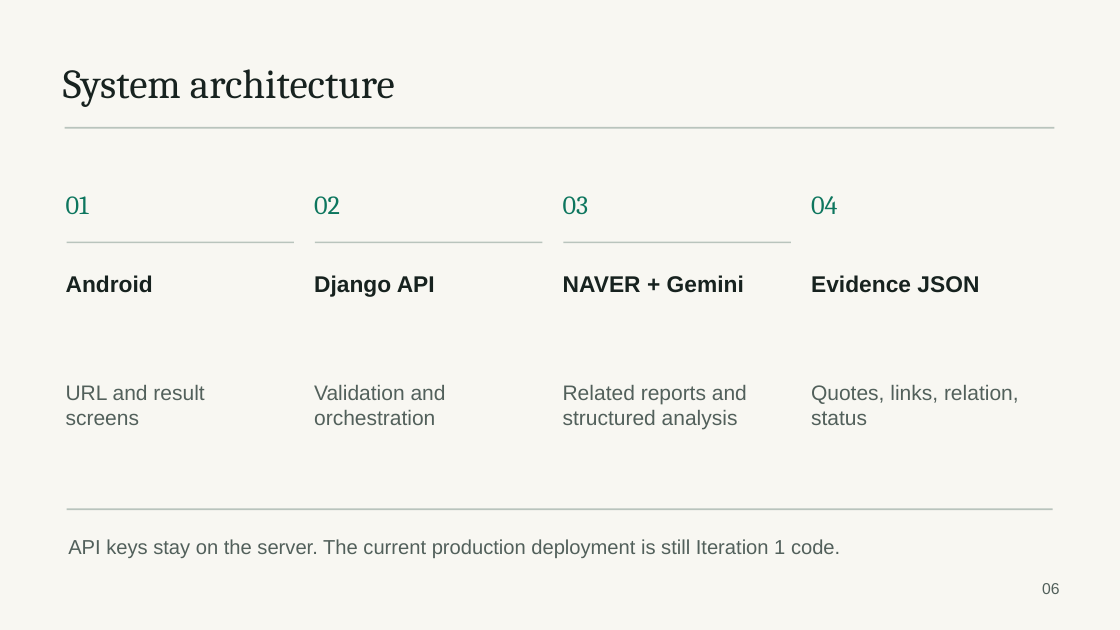
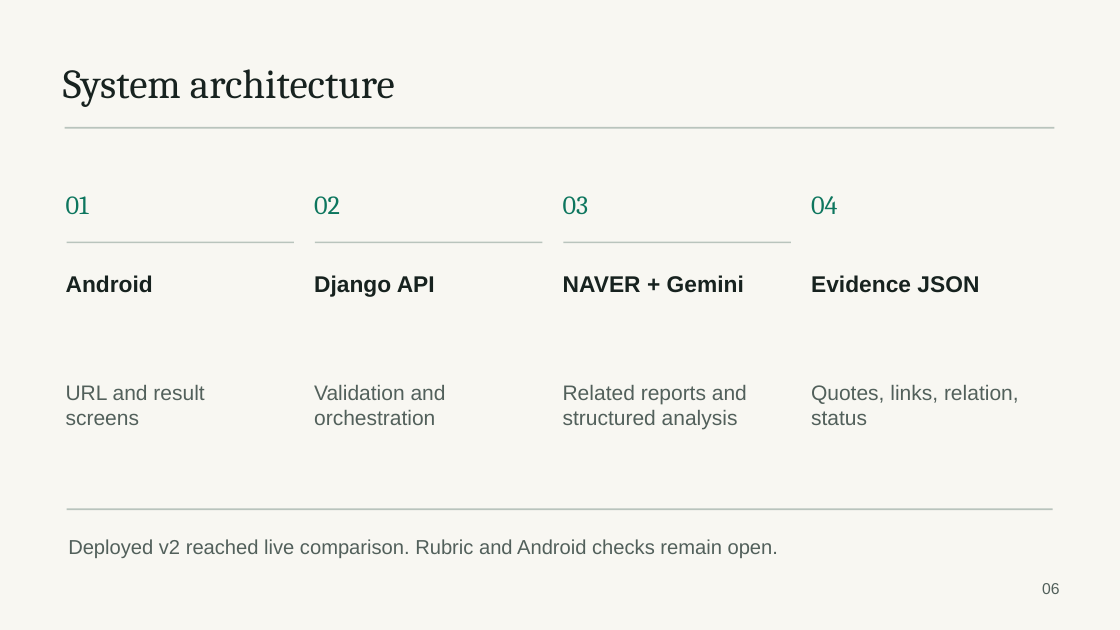
Before and after one commit to snuhcs-course/swpp-2026-project-team-05, a slide deck: slide 6 of docs/midterm-presentation-draft.pptx. Drawn at 1120x630 pixels with LibreOffice and Linux fonts; fonts in the diff are those of the drawing. Boxes give left, top, right and bottom in pixels: in the first picture for what was removed or moved away, otherwise in the second. Text is boxed around its words. In the diff, an @@ line names an element or a change of style, - is before the commit and + after.

Commit message:
Preserve verified rubric results on partial article failure

```diff
--- a/docs/midterm-presentation-draft.pptx
+++ b/docs/midterm-presentation-draft.pptx
@@ text at bbox=[68, 539, 778, 558]: text changed @@
-API keys stay on the server. The current production deployment is still Iteration 1 code.
+Deployed v2 reached live comparison. Rubric and Android checks remain open.
```
Also in this commit, not shown: 4 other slides changed, 15 other files.
